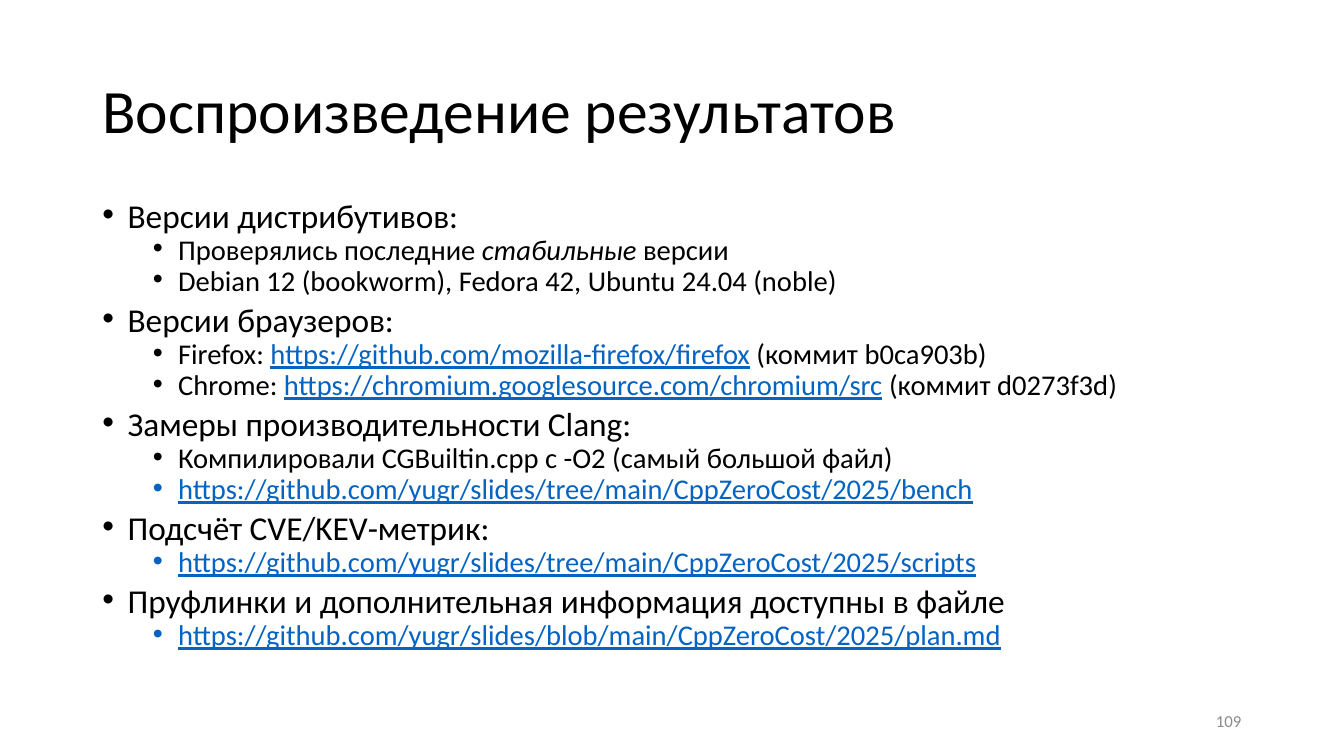
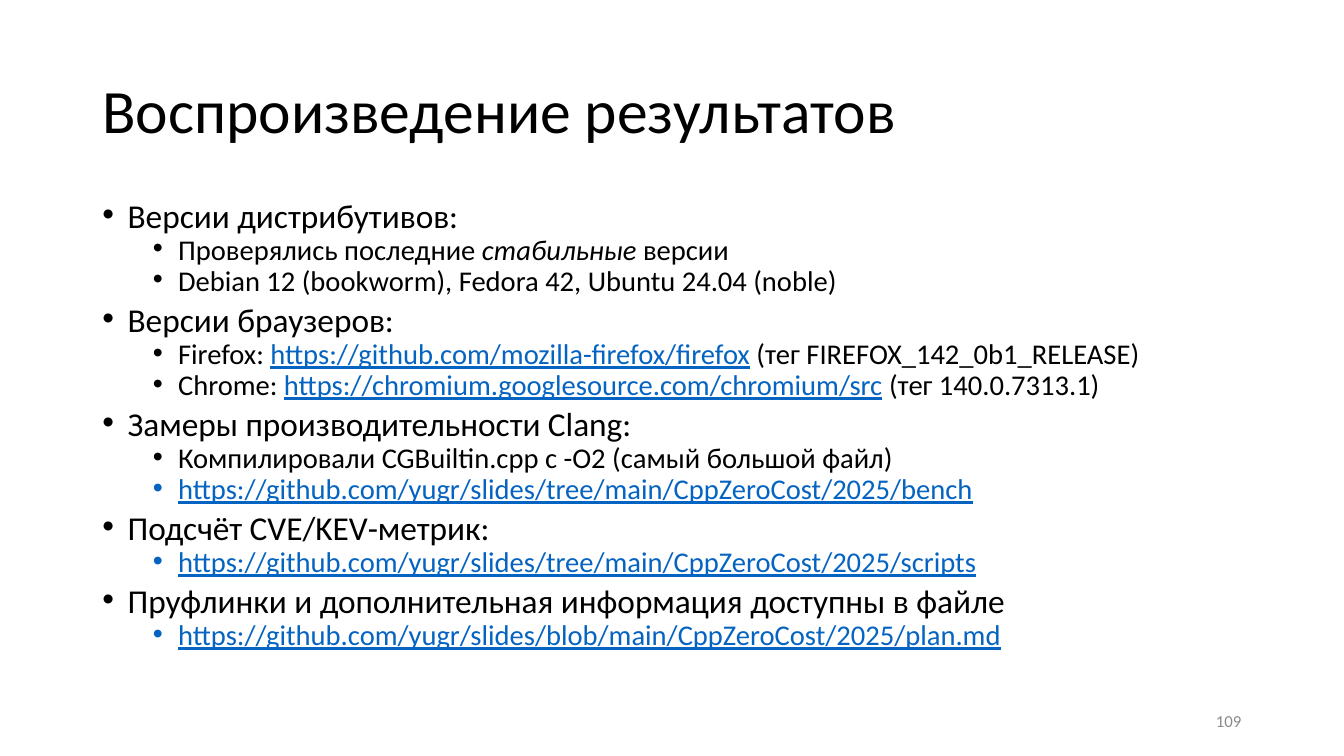
Before and after one commit to yugr/slides, a slide deck: slide 109 of CppZeroCost/2025/RU.pptx. Drawn at 1344x756 pixels with LibreOffice and Linux fonts; fonts in the diff are those of the drawing. Boxes give left, top, right and bottom in pixels: in the first picture for what was removed or moved away, otherwise in the second. Text is boxed around its words. In the diff, an @@ line names an element or a change of style, - is before the commit and + after.

```diff
--- a/CppZeroCost/2025/RU.pptx
+++ b/CppZeroCost/2025/RU.pptx
@@ text at bbox=[178, 343, 1139, 400]: text changed @@
-  • Firefox: https://github.com/mozilla-firefox/firefox (коммит b0ca903b)
-  • Chrome: https://chromium.googlesource.com/chromium/src (коммит d0273f3d)
+  • Firefox: https://github.com/mozilla-firefox/firefox (тег FIREFOX_142_0b1_RELEASE)
+  • Chrome: https://chromium.googlesource.com/chromium/src (тег 140.0.7313.1)
```
Also in this commit, not shown: 1 other file.
